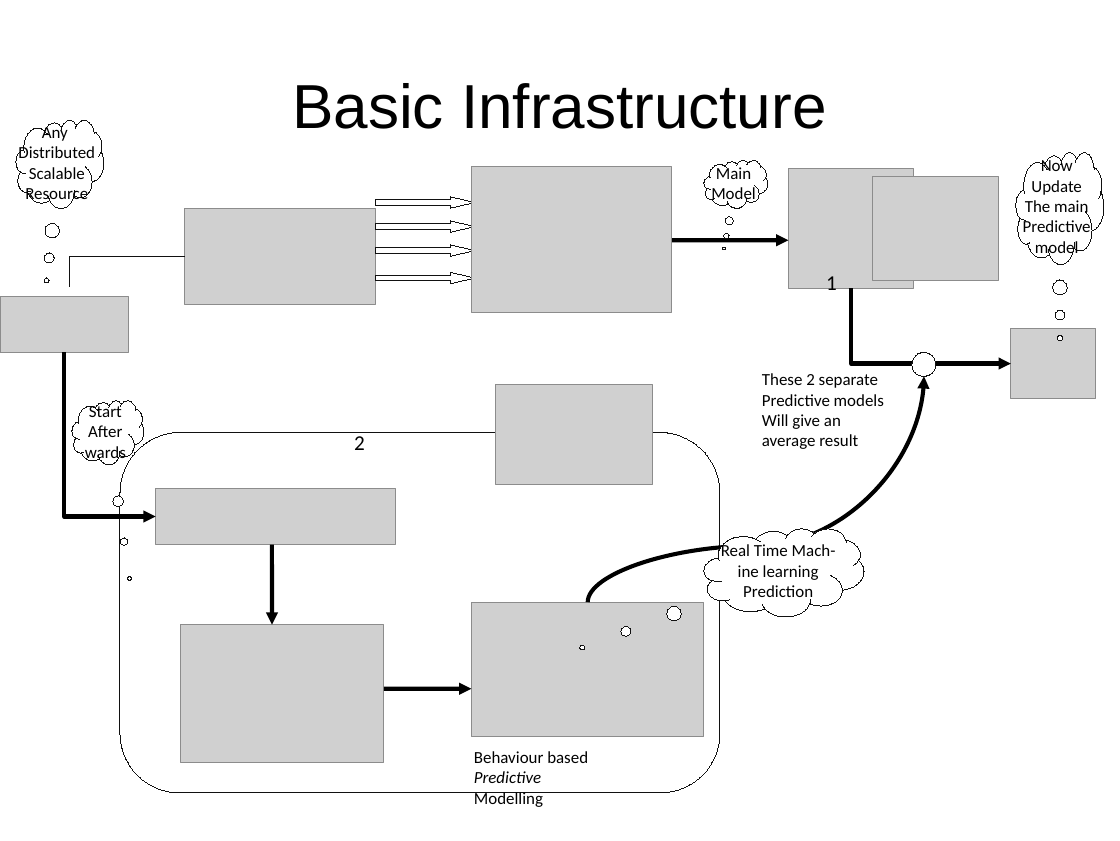
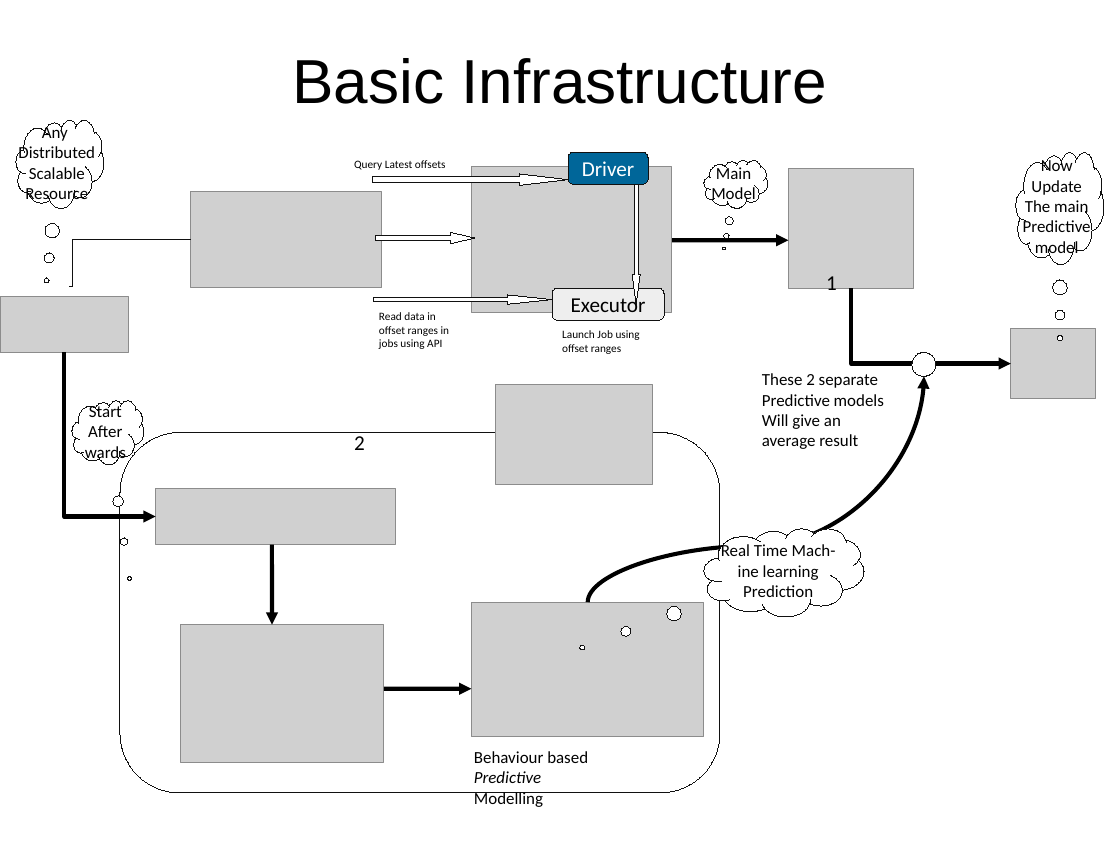
Before and after one commit to abhishek-ch/evolveML, a slide deck: slide 2 of data/smaato.odp. Drawn at 1120x841 pixels with LibreOffice and Linux fonts; fonts in the diff are those of the drawing; grey boxes stand for pictures. Boxes give left, top, right and bottom in pixels: in the first picture for what was removed or moved away, otherwise in the second. Text is boxed around its words. In the diff, an @@ line names an element or a change of style, - is before the commit and + after.

```diff
--- a/data/smaato.odp
+++ b/data/smaato.odp
@@ title "Basic Infrastructure": place and size @@
-title "Basic Infrastructure" at (292, 83, 827, 129)
+title "Basic Infrastructure" at (293, 58, 828, 104)
@@ text added at (354, 160, 446, 170), 8 pt, text #000000 @@
+Query Latest offsets
@@ right arrow at (372, 174, 568, 185): proportions changed @@
@@ right arrow: place and size @@
-right arrow at (376, 197, 475, 208)
+right arrow at (372, 174, 568, 185)
@@ rounded rectangle added at (568, 152, 648, 184), fill #006699, outline #111111 0 pt, 15 pt, text #FFFFFF @@
+Driver
@@ picture removed at (872, 176, 998, 279) @@
@@ picture: place and size @@
-picture at (185, 208, 376, 305)
+picture at (191, 192, 382, 289)
@@ down arrow added at (632, 184, 640, 304), fill #FFFFFF, outline #111111 0 pt @@
@@ right arrow: place and size @@
-right arrow at (376, 221, 475, 232)
+right arrow at (376, 232, 475, 243)
@@ elbow line moved from (69, 287) - (185, 256) to (69, 287) - (191, 240) @@
@@ right arrow removed at (376, 245, 475, 256) @@
@@ right arrow: place and size @@
-right arrow at (376, 272, 475, 284)
+right arrow at (374, 295, 553, 304)
@@ right arrow at (374, 295, 553, 304): proportions changed @@
@@ rounded rectangle added at (552, 288, 664, 319), fill #EEEEEE, outline #111111 0 pt, 15 pt, text #000000 @@
+Executor
@@ text added at (379, 312, 450, 349), 8 pt, text #000000 @@
+Read data in offset ranges in jobs using API
@@ text added at (562, 330, 640, 354), 8 pt, text #000000 @@
+Launch Job using offset ranges
```
Also in this commit, not shown: 4 other slides changed.
